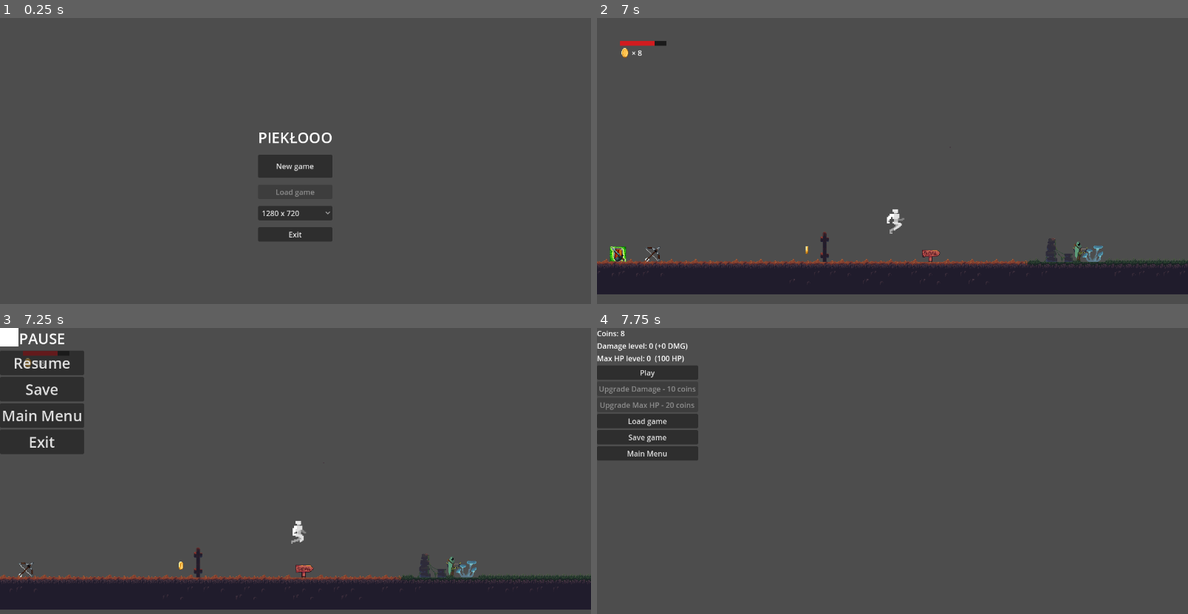
Above: before the commit, frames 1-4 (two rows, left to right).
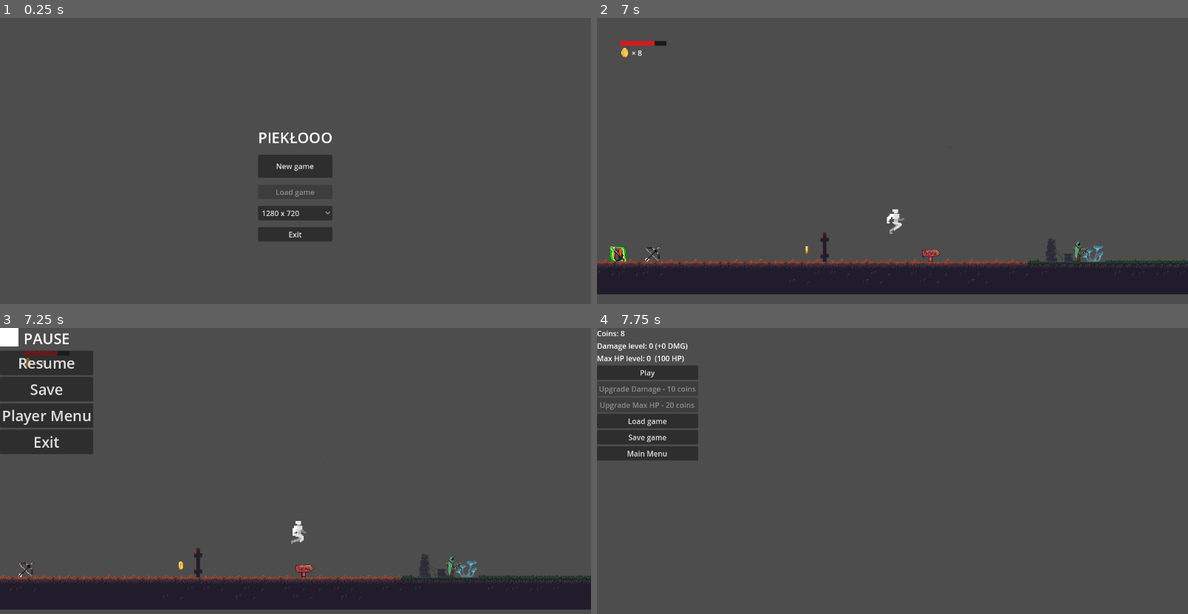
Above: after the commit, the same moments.

Repository: wedel2/pieklooo
Game: Godot game, scene res://Scenes/UI/main_menu.tscn
Same seed, same stepped clock (60 frames per second), same inputs: the game is played once before the commit and once after it.
Inputs (mouse positions are in pixels of both pictures, inside the frame that each line leads up to):
- Up to frame 1 (0.25 s): no input
- Up to frame 2 (7 s): click "New game" at 0.5 s; click "Main Menu" at 1.25 s; click "New game" at 2 s; click "Play" at 2.75 s; move the mouse to (1022, 166) at 3.52 s; hold D (move_right) 3.53-5.03 s; click (1022, 166) at 3.6 s; tap Space (jump) at 3.77, 4.52, 6.02, 6.77 s; move the mouse to (774, 201) at 4.27 s; tap E (interact) at 4.35, 5.85 s; move the mouse to (951, 112) at 5.02 s; hold Left (move_left) 5.03-5.78 s; click (951, 112) at 5.1 s; move the mouse to (862, 249) at 5.77 s; hold D (move_right) from 5.78 s (still down); move the mouse to (1069, 235) at 6.52 s; click (1069, 235) at 6.6 s
- Up to frame 3 (7.25 s): keep holding D (move_right); tap Escape (pause) at 7.15 s
- Up to frame 4 (7.75 s): release D (move_right) at 7.25 s; click "Main Menu" (after the commit: "Player Menu") at 7.25 s

Frames 1-2 are identical in both runs. In frame 3, 1.4% of the frame differs, in the area x 0-16%, y 1-44%; in frame 4, nothing differs.

Commit message:
Changed name on pause menu and balanced skeleton attack range

Diff:
--- a/Scenes/Enemy scenes/skeleton.tscn
+++ b/Scenes/Enemy scenes/skeleton.tscn
@@ -537,7 +537,7 @@
 }]
 
 [sub_resource type="RectangleShape2D" id="RectangleShape2D_3srr3"]
-size = Vector2(44.5, 9.25)
+size = Vector2(44.5, 35)
 
 [sub_resource type="CircleShape2D" id="CircleShape2D_nnbmc"]
 radius = 29.0
@@ -577,7 +577,7 @@
 monitorable = false
 
 [node name="CollisionShape2D" type="CollisionShape2D" parent="CharacterBody2D/PlayerDetector"]
-position = Vector2(0, -4.625)
+position = Vector2(0, 3.5)
 shape = SubResource("RectangleShape2D_3srr3")
 
 [node name="HitDetector" type="Area2D" parent="CharacterBody2D"]
--- a/Scenes/UI/pause_menu.tscn
+++ b/Scenes/UI/pause_menu.tscn
@@ -37,7 +37,7 @@
 [node name="Main_Menu" type="Button" parent="Overlay/CenterContainer/VBoxContainer"]
 layout_mode = 2
 theme_override_font_sizes/font_size = 32
-text = "Main Menu"
+text = "Player Menu"
 
 [node name="Exit" type="Button" parent="Overlay/CenterContainer/VBoxContainer"]
 layout_mode = 2
--- a/Scenes/levels/level_03.tscn
+++ b/Scenes/levels/level_03.tscn
@@ -450,6 +450,7 @@
 layer_0/tile_data = PackedInt32Array(-2, 917504, 0, 65534, 917504, 1, -1, 983040, 0, 65535, 983040, 1, -65536, 1048576, …(57676 unchanged characters)…
 
 [node name="Player" parent="." instance=ExtResource("3_cdk4a")]
+up_direction = Vector2(0.9998, -0.019996)
 
 [node name="Camera2D" type="Camera2D" parent="Player"]
 offset = Vector2(0, -100)
@@ -464,7 +465,8 @@
 scale = Vector2(2, 2)
 save_id = "skele_boss"
 speed = 80.0
-max_hp = 50
+patrol_distance = 300.0
+max_hp = 60
 
 [node name="Platform" parent="." instance=ExtResource("5_d1ud4")]
 position = Vector2(1027, -69)
@@ -519,3 +521,8 @@
 [node name="WeponPickup" parent="." instance=ExtResource("10_5lnqc")]
 position = Vector2(-53, -19)
 weapon = ExtResource("11_d1ud4")
+
+[node name="Coin6" parent="." instance=ExtResource("7_ajnfg")]
+position = Vector2(2867, 40)
+value = 10
+save_id = "coin6"
--- a/Scripts/UI/pause_menu.gd
+++ b/Scripts/UI/pause_menu.gd
@@ -39,7 +39,7 @@
 	GameManager.save_game()
 
 
-func _on_main_menu_pressed() -> void:
+func _on_main_menu_pressed() -> void:##zamień na player menu
 	resume_game()
 	GameManager.go_to_player_menu()
 
Not shown, changed: PIEKLOOO1.1.exe
